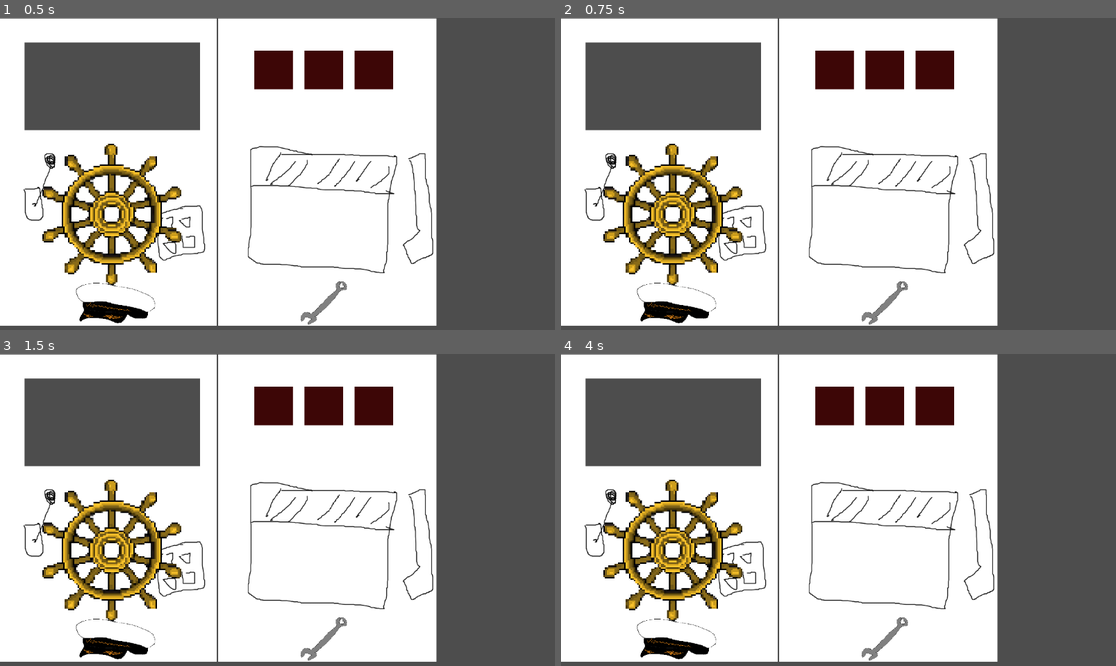
Above: before the commit, frames 1-4 (two rows, left to right).
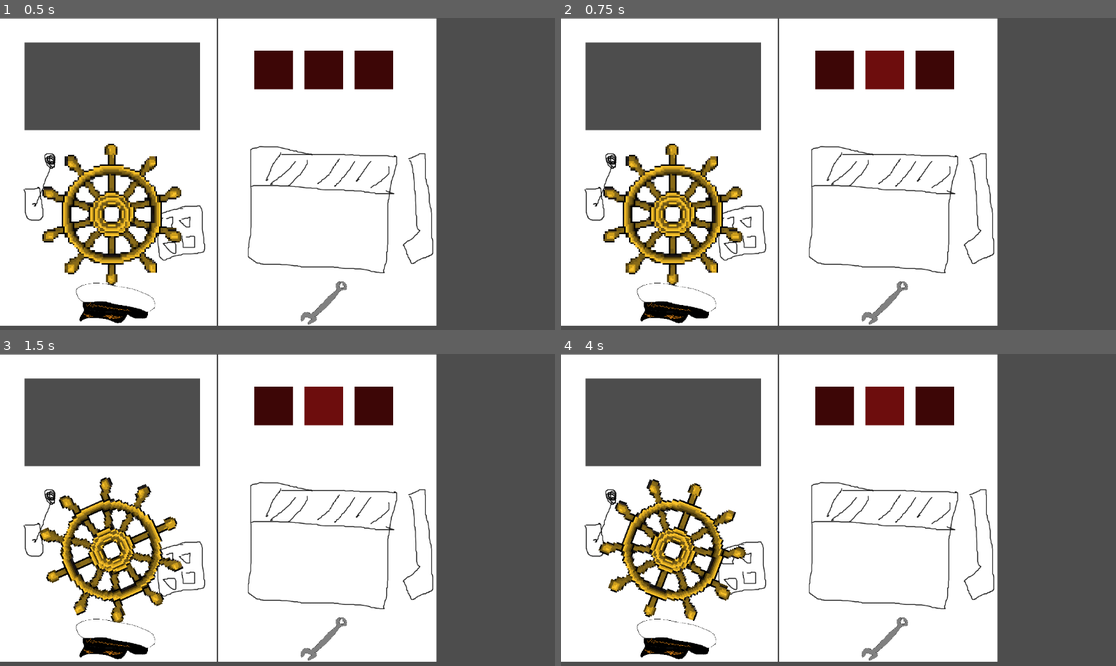
Above: after the commit, the same moments.

Repository: alifeee/space-pirates
Game: Godot game, scene res://NodeScenes/Main.tscn
Same seed, same stepped clock (60 frames per second), same inputs: the game is played once before the commit and once after it.
Inputs (mouse positions are in pixels of both pictures, inside the frame that each line leads up to):
- Up to frame 1 (0.5 s): no input
- Up to frame 2 (0.75 s): tap Enter at 0.5 s; move the mouse to (960, 158) at 0.52 s; hold Right (right) from 0.53 s (still down); tap Page Up (player1_action1) at 0.6 s; click (960, 158) at 0.67 s
- Up to frame 3 (1.5 s): keep holding Right (right); tap Space (add_coal) at 1.25, 1.35 s; move the mouse to (166, 525) at 1.27 s
- Up to frame 4 (4 s): tap Page Up (player1_action1) at 1.55, 2.1, 2.85, 3.8 s; move the mouse to (894, 441) at 2.02 s; release Right (right) at 2.03 s; hold Left (left) 2.03-2.78 s; tap Enter at 2.75 s; move the mouse to (810, 572) at 2.77 s; hold Right (right) from 2.78 s (still down); click (810, 572) at 2.92 s; tap Space (add_coal) at 3.5, 3.6 s; move the mouse to (1005, 556) at 3.52 s

Frame 1 is identical in both runs. In frame 2, 0.9% of the frame differs, in the area x 54-62%, y 10-23%; in frame 3, 5.6%; in frame 4, 6.6%, in the area x 6-62%, y 10-86%.

Commit message:
rename bindings 2

Diff:
--- a/NodeScenes/Button1.gd
+++ b/NodeScenes/Button1.gd
@@ -6,8 +6,8 @@
 const DEFAULT_FRAME = 1
 const PRESSED_FRAME = 0
 
-@export var PLAYER1_ACTION: String = "joy1_action1"
-@export var PLAYER2_ACTION: String = "joy0_left"
+@export var PLAYER1_ACTION: String = "player1_action1"
+@export var PLAYER2_ACTION: String = "player0_left"
 @export var controller: int = 1
 
 const JOY_THRESHOLD = 0.5
--- a/NodeScenes/Main.tscn
+++ b/NodeScenes/Main.tscn
@@ -41,8 +41,8 @@
 vframes = 2
 frame = 1
 script = ExtResource("6_ttfst")
-PLAYER1_ACTION = "joy1_action2"
-PLAYER2_ACTION = "joy0_right"
+PLAYER1_ACTION = "player1_action2"
+PLAYER2_ACTION = "player0_right"
 
 [node name="Button3" type="Sprite2D" parent="."]
 position = Vector2(816, 128)
--- a/NodeScenes/Wheel.gd
+++ b/NodeScenes/Wheel.gd
@@ -16,7 +16,7 @@
 # Called every frame. 'delta' is the elapsed time since the previous frame.
 func _process(delta):
 	if controller == 0:
-		var joy_amount = Input.get_axis("joy0_left", "joy0_right")
+		var joy_amount = Input.get_axis("player0_left", "player0_right")
 
 		var speed
 		if joy_amount == 0:
@@ -26,7 +26,7 @@
 
 		rotation = move_toward(rotation, joy_amount * ROTATION_MAX, speed * delta)
 	elif controller == 1:
-		var direction = Input.get_axis("joy1_action1", "joy1_action2")
+		var direction = Input.get_axis("player1_action1", "player1_action2")
 
 		if direction == 1:
 			rotation = move_toward(rotation, ROTATION_MAX, CONTROL_SPEED * delta)
